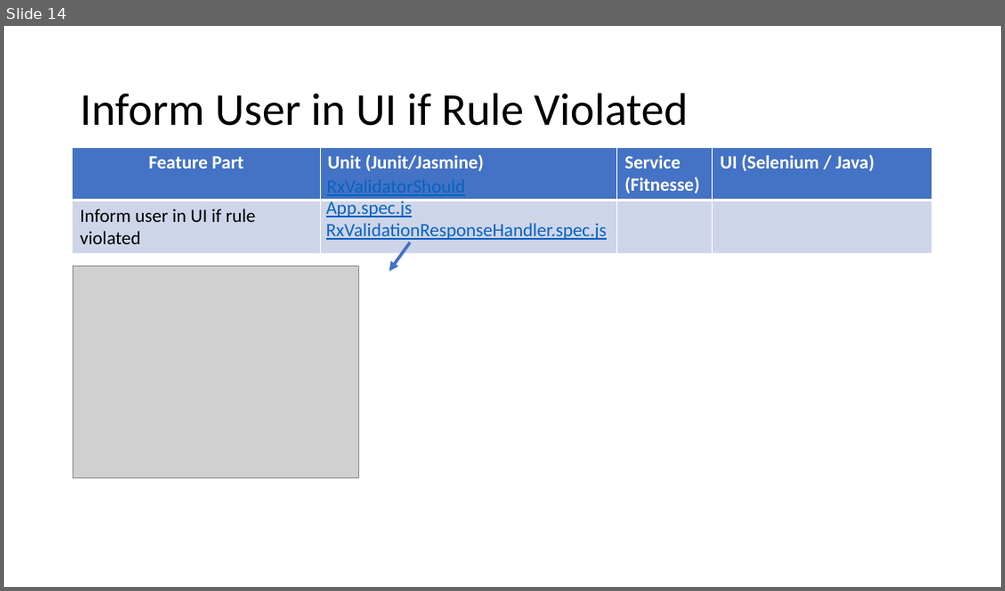
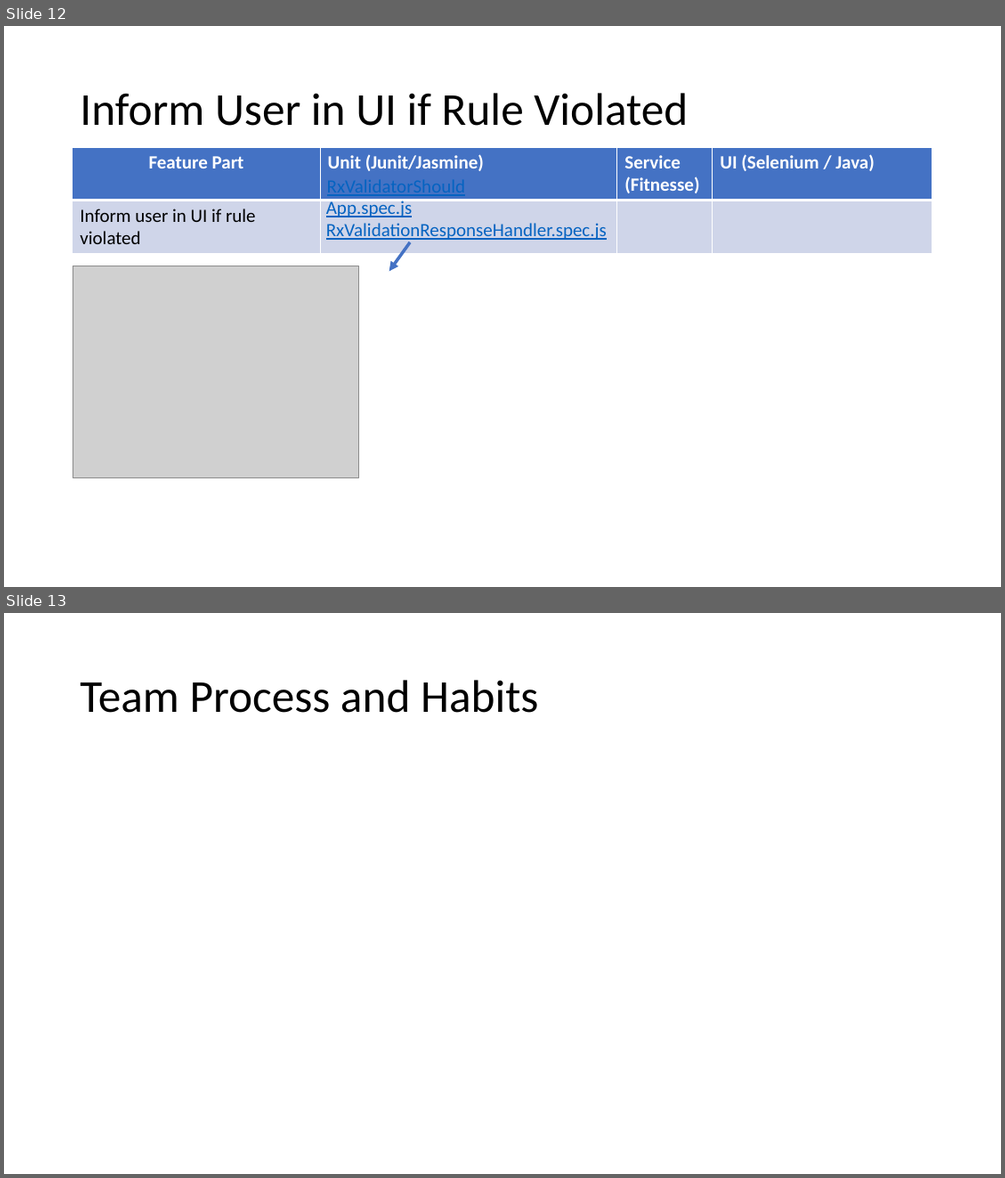
Before and after one commit to weaverj/testpyramidexample, a slide deck: Test Pyramid Presentation.pptx. Shown one above the other, each under a label of ours: slide 14 before the commit, slides 12 and 13 after it. The pictures are 1005x591 and 1005x1178 pixels, drawn with LibreOffice and Linux fonts; fonts in the diff are those of the drawing; grey boxes stand for pictures; background and template pictures are left out. Boxes give left, top, right and bottom in pixels: in the first picture for what was removed or moved away, otherwise in the second. Text is boxed around its words. In the diff, an @@ line names an element or a change of style, - is before the commit and + after.

```diff
--- a/Test Pyramid Presentation.pptx
+++ b/Test Pyramid Presentation.pptx
@@ slide 13 added at box(4, 613, 1001, 1174), background #FFFFFF @@
@@ title added at box(80, 680, 538, 713), 44 pt, text #000000 @@
+Team Process and Habits
@@ what was slide 14 is now slide 12 @@
```
Also in this commit, not shown: 5 slides changed, 1 other slide added, 4 slides removed.
